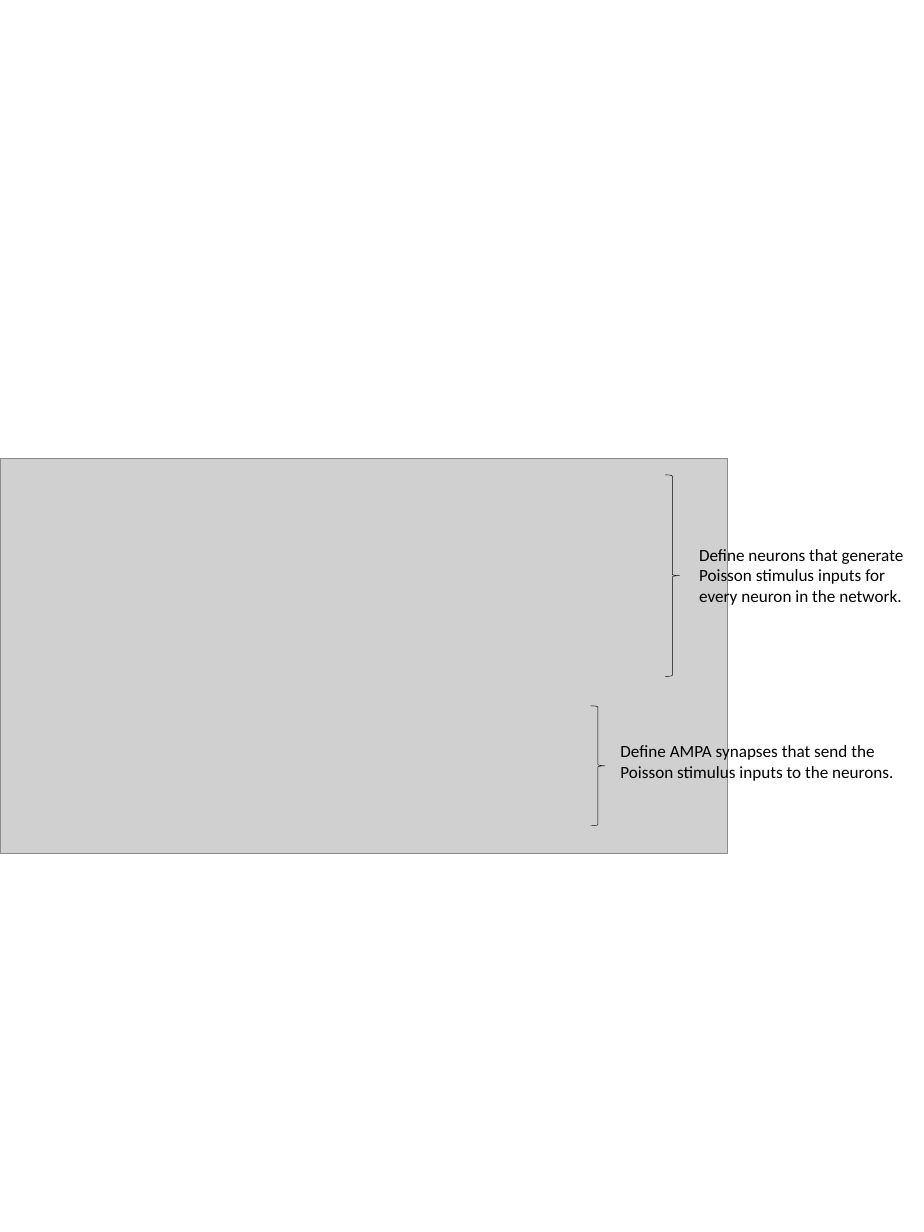
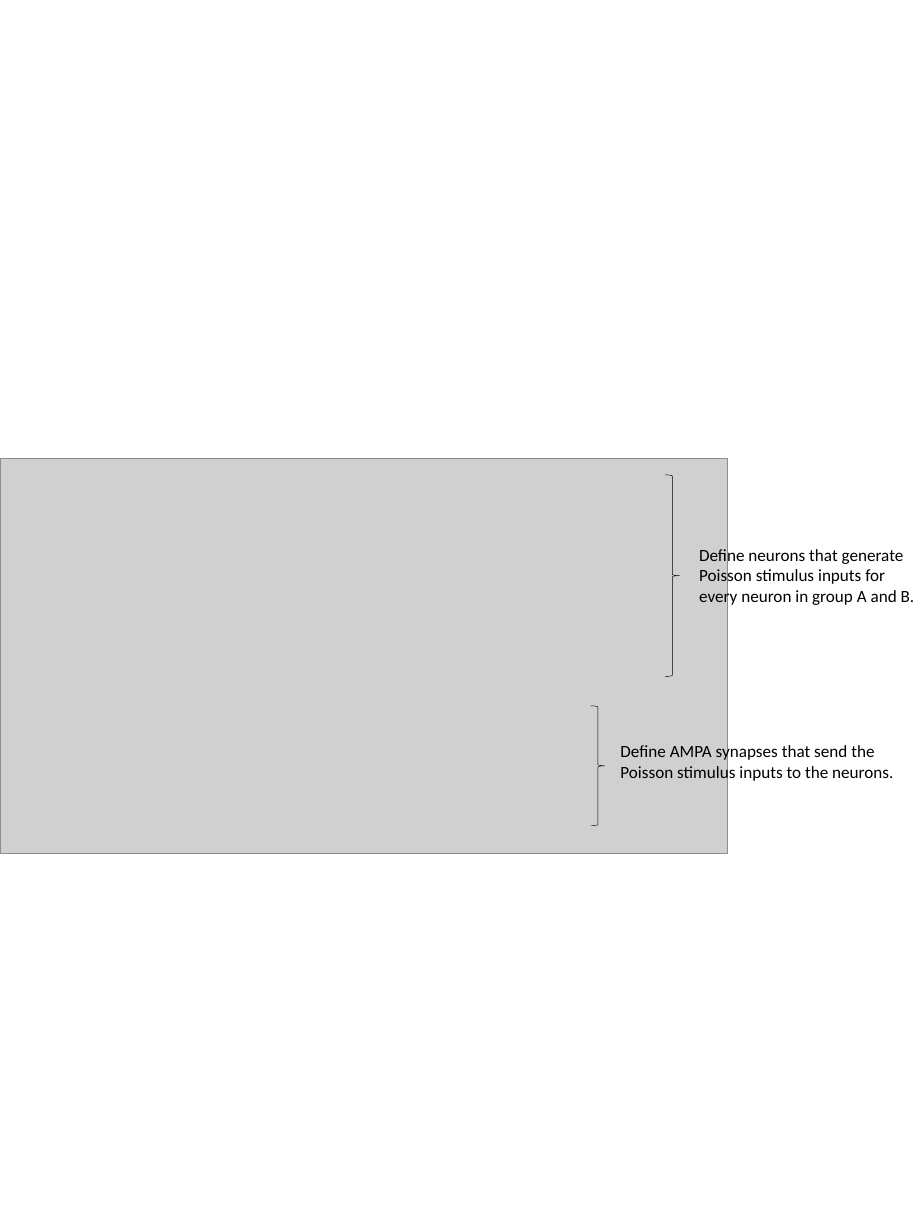
Before and after one commit to quanpeng0/BrainModels, a slide deck: slide 6 of docs/brainpy_handbook/ppt/snns.pptx. Drawn at 924x1232 pixels with LibreOffice and Linux fonts; fonts in the diff are those of the drawing; grey boxes stand for pictures. Boxes give left, top, right and bottom in pixels: in the first picture for what was removed or moved away, otherwise in the second. Text is boxed around its words. In the diff, an @@ line names an element or a change of style, - is before the commit and + after.

```diff
--- a/docs/brainpy_handbook/ppt/snns.pptx
+++ b/docs/brainpy_handbook/ppt/snns.pptx
@@ text at box(699, 547, 915, 607): text changed @@
-Define neurons that generate Poisson stimulus inputs for every neuron in the network.
+Define neurons that generate Poisson stimulus inputs for every neuron in group A and B.
```
Also in this commit, not shown: 5 other files.
